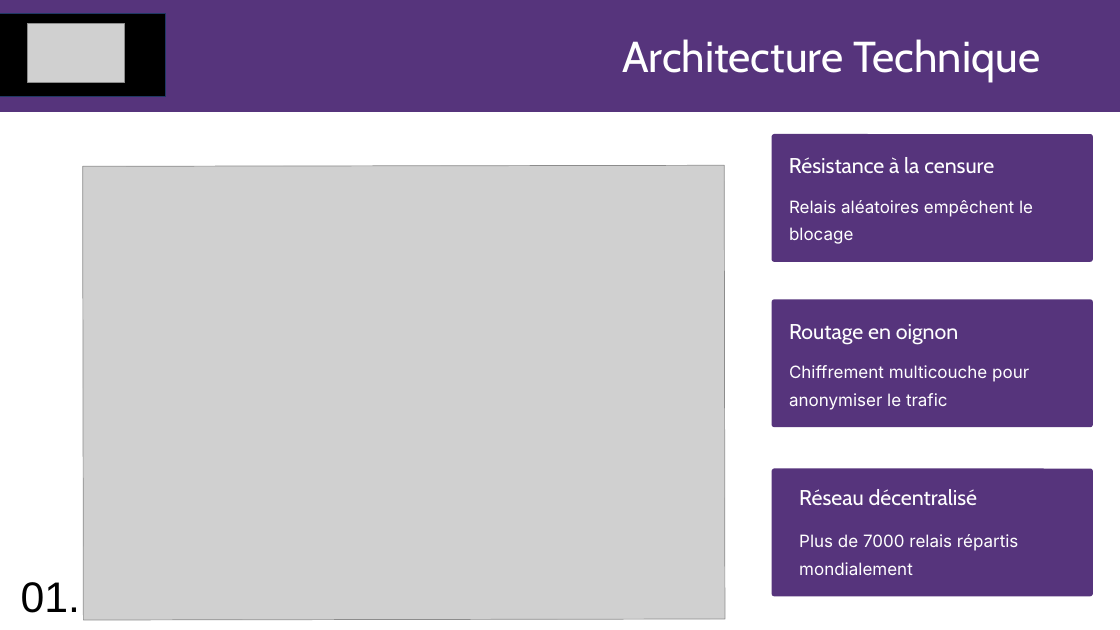
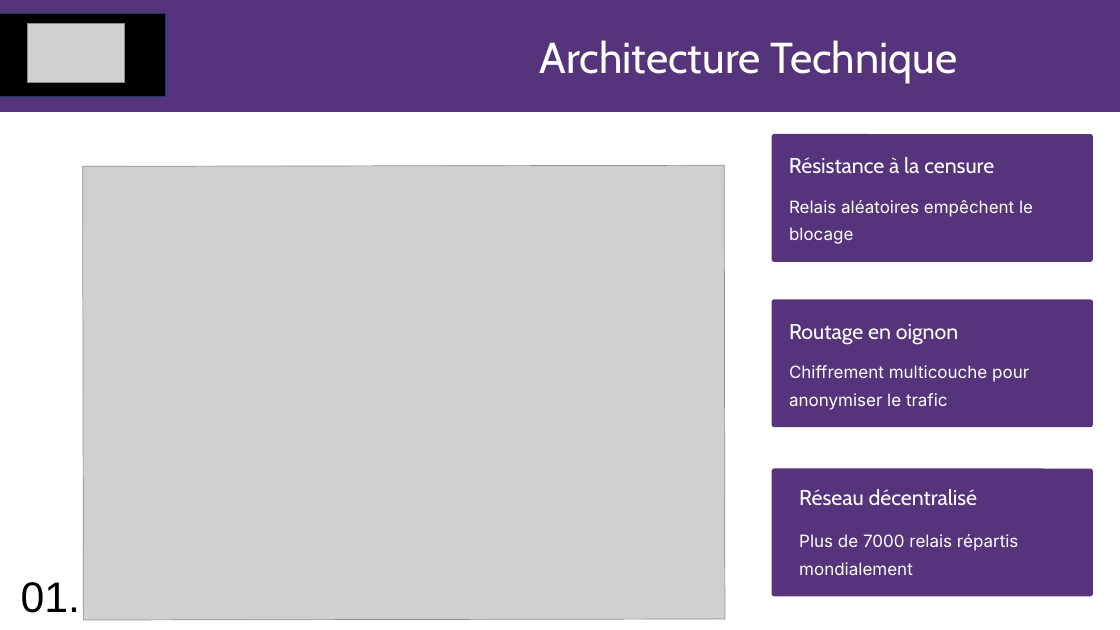
Before and after one commit to yallali-iut90/truc-de-cour-, a slide deck: slide 3 of Tails-et-Tor-Aspects-Techniques-et-Politiques (4).odp. Drawn at 1120x630 pixels with LibreOffice and Linux fonts; fonts in the diff are those of the drawing; grey boxes stand for pictures; background and template pictures are left out. Boxes give left, top, right and bottom in pixels: in the first picture for what was removed or moved away, otherwise in the second. Text is boxed around its words. In the diff, an @@ line names an element or a change of style, - is before the commit and + after.

```diff
--- a/Tails-et-Tor-Aspects-Techniques-et-Politiques (4).odp
+++ b/Tails-et-Tor-Aspects-Techniques-et-Politiques (4).odp
@@ text "Architecture Technique": place and size @@
-text "Architecture Technique" at [622, 39, 1040, 83]
+text "Architecture Technique" at [539, 40, 957, 84]
```
Also in this commit, not shown: 6 other slides changed.
